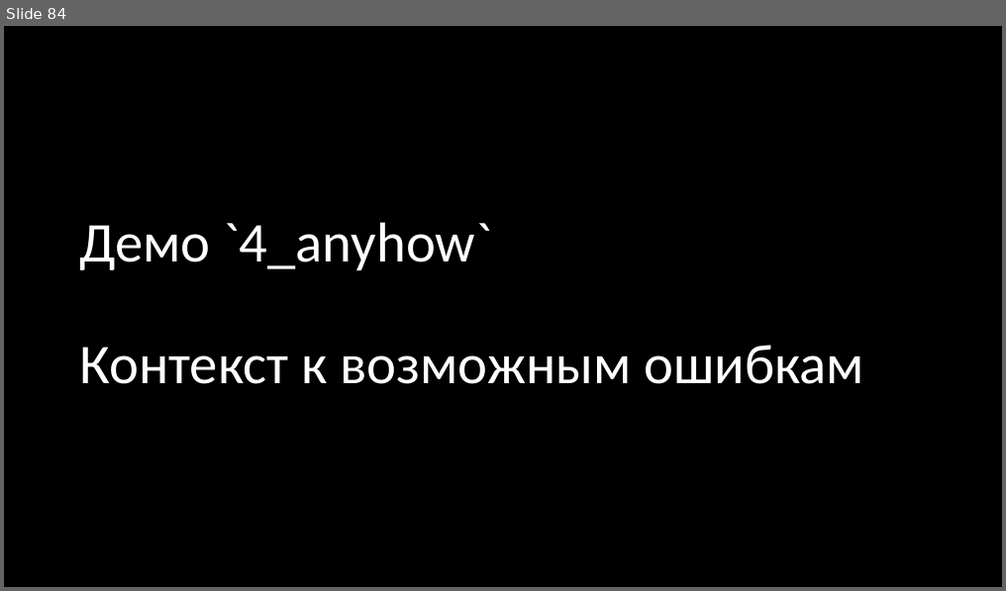
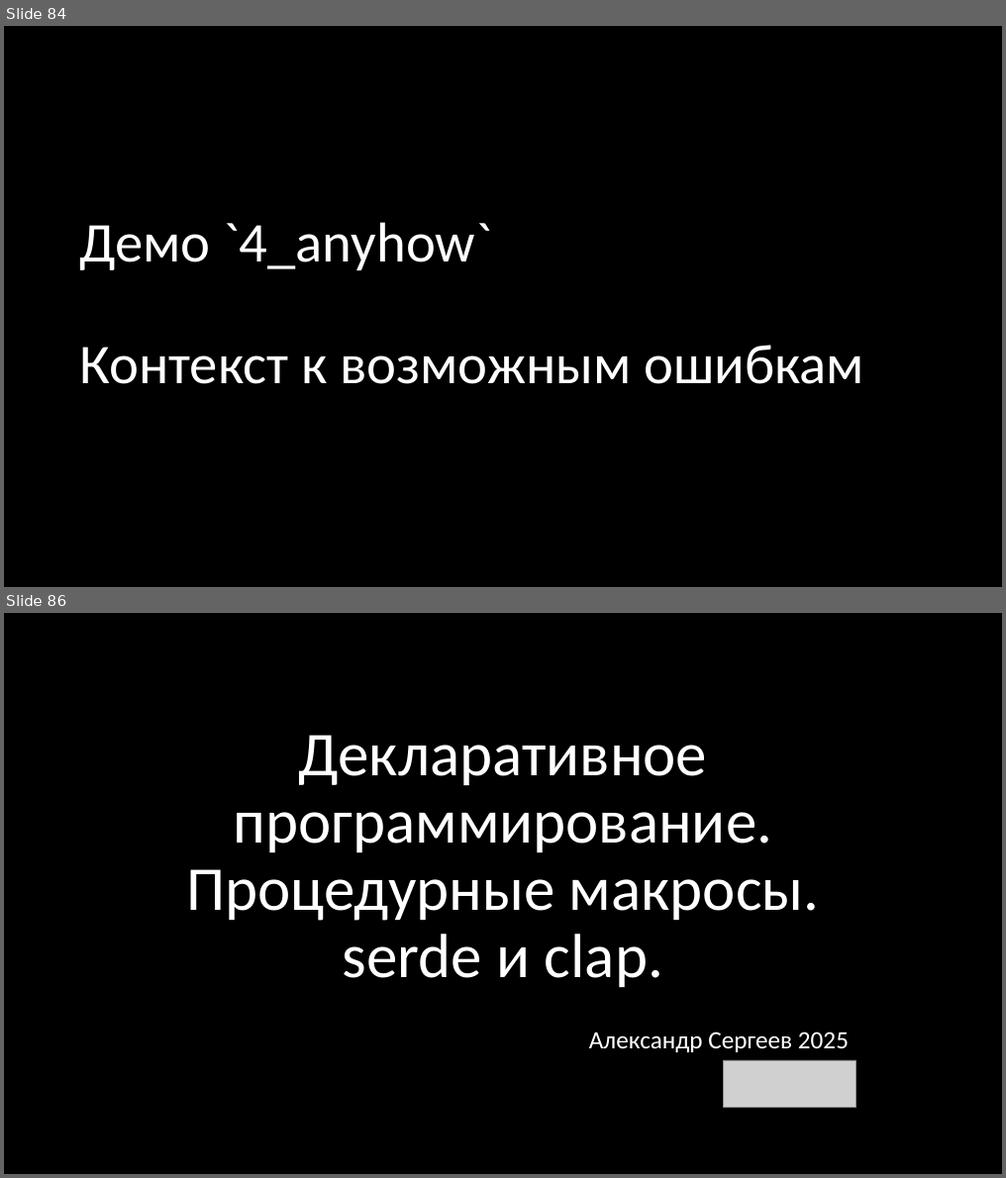
Before and after one commit to Gordon01/learn-rust, a slide deck: keynotes/Rust 2024.pptx. Shown one above the other, each under a label of ours: slide 84 before the commit, slides 84 and 86 after it; the slides between them are not shown. The pictures are 1006x591 and 1006x1178 pixels, drawn with LibreOffice and Linux fonts; fonts in the diff are those of the drawing; grey boxes stand for pictures. Boxes give left, top, right and bottom in pixels: in the first picture for what was removed or moved away, otherwise in the second. Text is boxed around its words. In the diff, an @@ line names an element or a change of style, - is before the commit and + after.

Commit message:
keynote: добавить материал про clap и serde Co-authored-by: Alexander Sergeev <etc9053@gmail.com> Co-committed-by: Alexander Sergeev <etc9053@gmail.com>

```diff
--- a/keynotes/Rust 2024.pptx
+++ b/keynotes/Rust 2024.pptx
@@ slide 86 added at (x1=4, y1=613, x2=1002, y2=1174), background #000000 @@
@@ title added at (x1=186, y1=735, x2=820, y2=987), 60 pt, text #FFFFFF @@
+Декларативное программирование.
+Процедурные макросы.
+serde и clap.
@@ subtitle added at (x1=589, y1=1032, x2=848, y2=1053), 24 pt, text #FFFFFF @@
+Александр Сергеев 2025
@@ picture added at (x1=724, y1=1060, x2=856, y2=1107) @@
```
Also in this commit, not shown: 1 slide changed, 13 other slides added, 7 other files.
